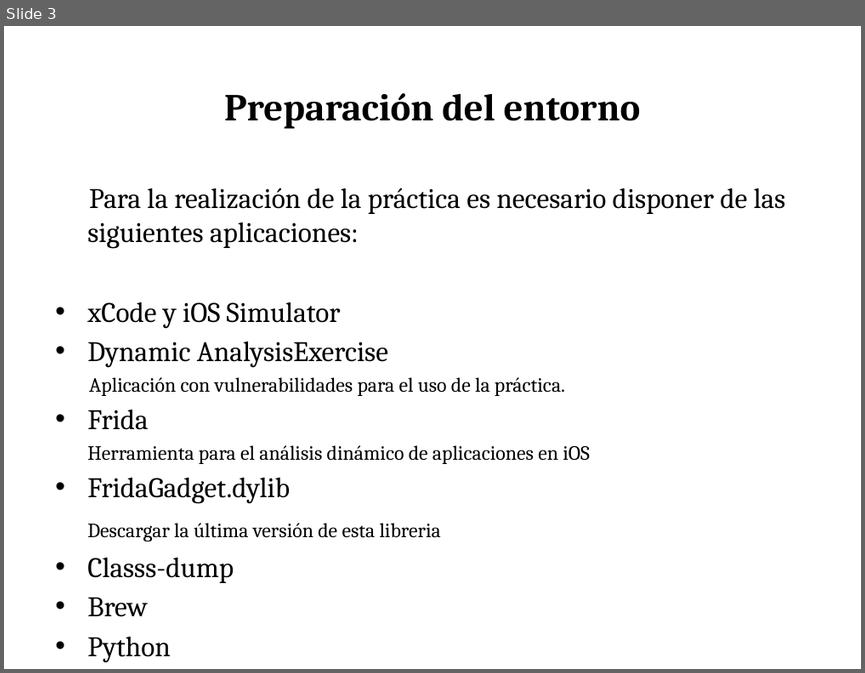
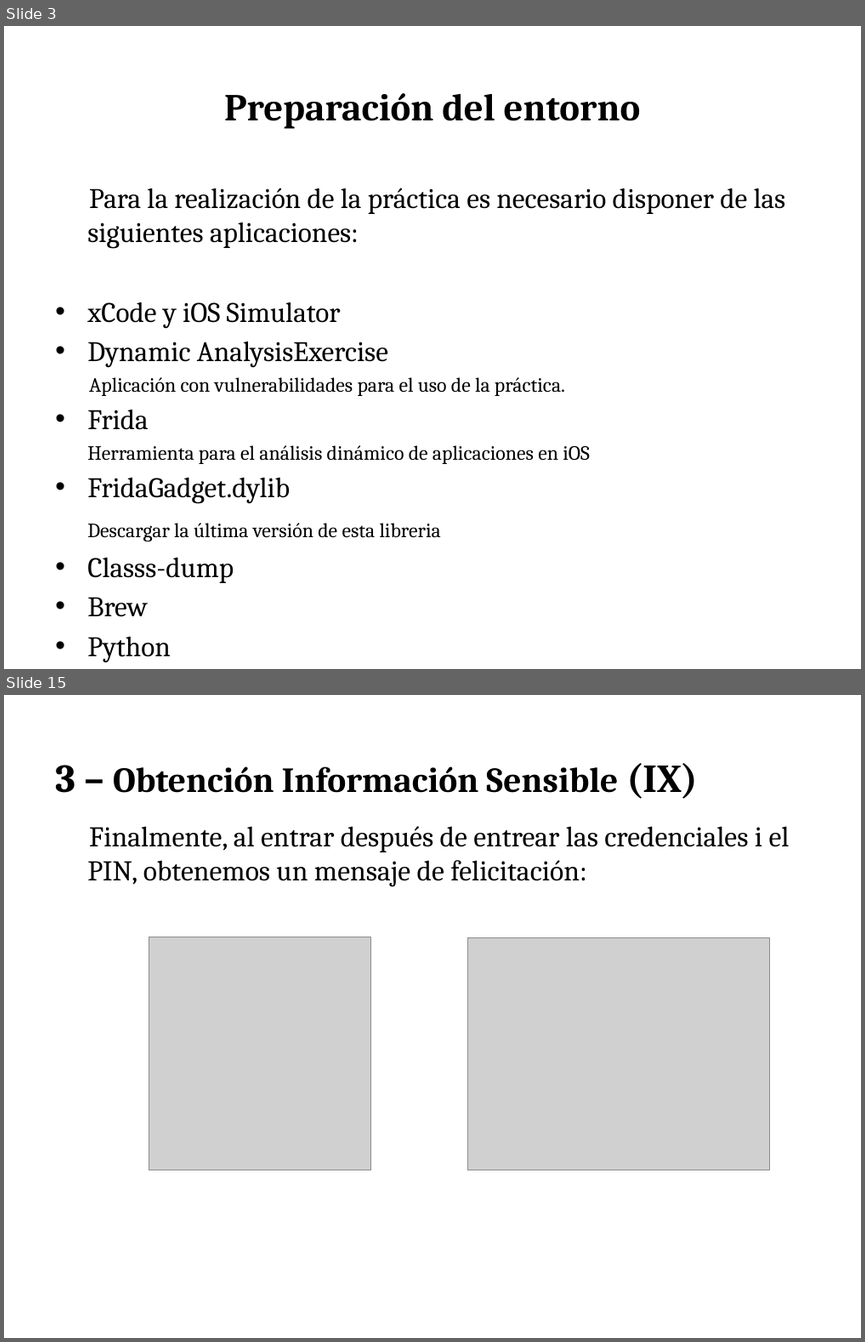
Before and after one commit to press1key/Sistemas-Ubicuos, a slide deck: Cybersecurity Management UPC - Sistemas Ubicuos iOS.pptx. Shown one above the other, each under a label of ours: slide 3 before the commit, slides 3 and 15 after it; the slides between them are not shown. The pictures are 865x673 and 865x1342 pixels, drawn with LibreOffice and Linux fonts; fonts in the diff are those of the drawing; grey boxes stand for pictures. Boxes give left, top, right and bottom in pixels: in the first picture for what was removed or moved away, otherwise in the second. Text is boxed around its words. In the diff, an @@ line names an element or a change of style, - is before the commit and + after.

```diff
--- a/Cybersecurity Management UPC - Sistemas Ubicuos iOS.pptx
+++ b/Cybersecurity Management UPC - Sistemas Ubicuos iOS.pptx
@@ slide 15 added at (4,695,861,1338), background #FFFFFF @@
@@ text added at (55,763,697,799), 29.6 pt, text #000000, bold @@
+3 – Obtención Información Sensible (IX)
@@ text added at (87,826,789,887), 24 pt, text #000000 @@
+Finalmente, al entrar después de entrear las credenciales i el PIN, obtenemos un mensaje de felicitación:
@@ picture added at (148,936,370,1169) @@
@@ picture added at (467,937,770,1169) @@
```
Also in this commit, not shown: 1 slide changed, 12 other slides added.
